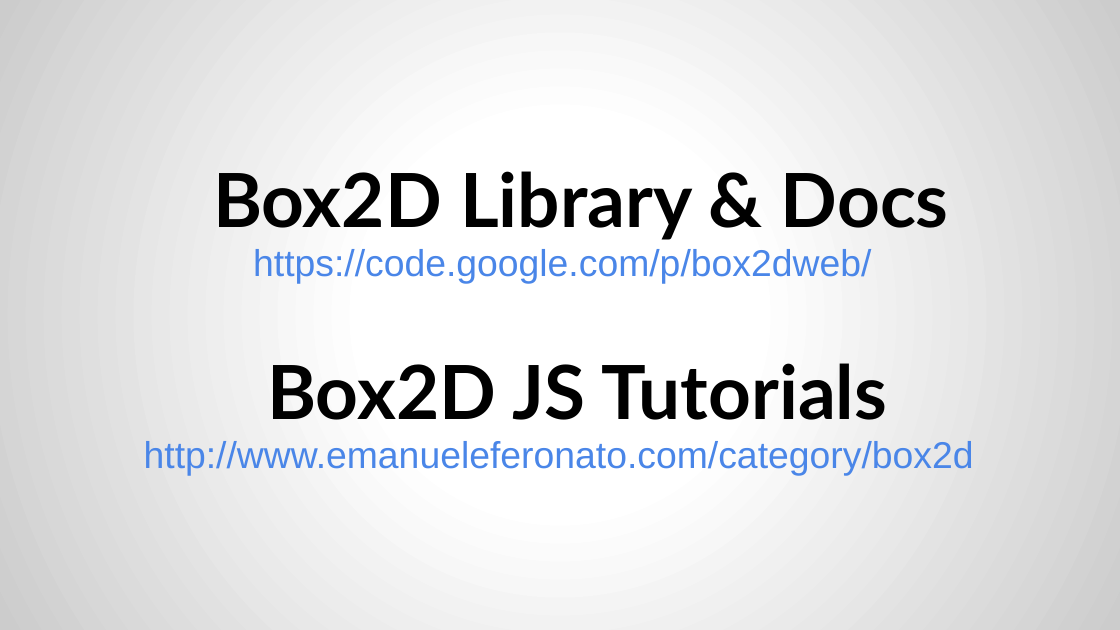
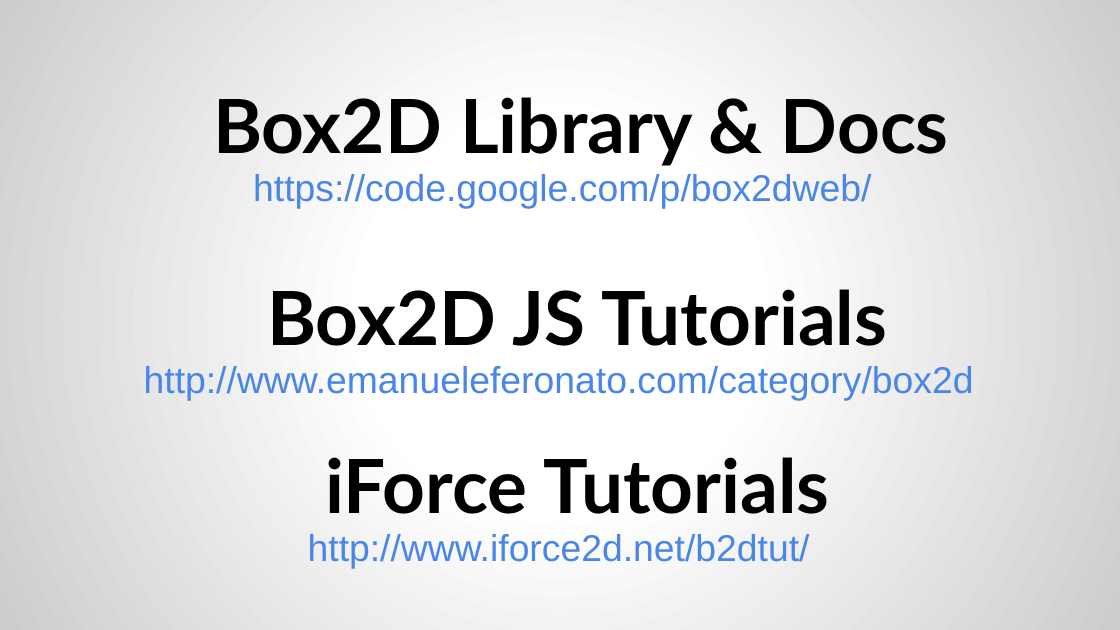
Before and after one commit to gazpachu/box2d, a slide deck: slide 12 of docs/Box2D with Javascript.pptx (slide 11 before the commit). Drawn at 1120x630 pixels with LibreOffice and Linux fonts; fonts in the diff are those of the drawing. Boxes give left, top, right and bottom in pixels: in the first picture for what was removed or moved away, otherwise in the second. Text is boxed around its words. In the diff, an @@ line names an element or a change of style, - is before the commit and + after.

Commit message:
updated powerpoint

```diff
--- a/docs/Box2D with Javascript.pptx
+++ b/docs/Box2D with Javascript.pptx
@@ 2 titles, 2 texts: place and size @@
-2 titles, 2 texts at box(144, 171, 974, 475)
+2 titles, 2 texts at box(144, 97, 974, 401)
@@ title added at box(325, 457, 829, 514), 48 pt, text #000000, bold @@
+iForce Tutorials
@@ text added at box(308, 534, 810, 569), 24 pt, text #4A86E8 @@
+http://www.iforce2d.net/b2dtut/
```
Also in this commit, not shown: 1 slide added.
